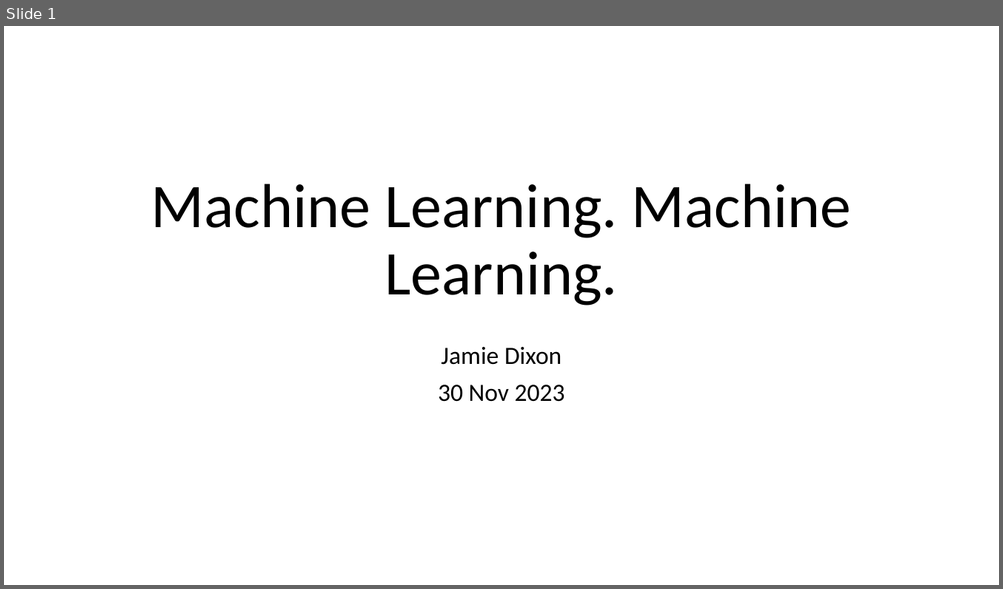
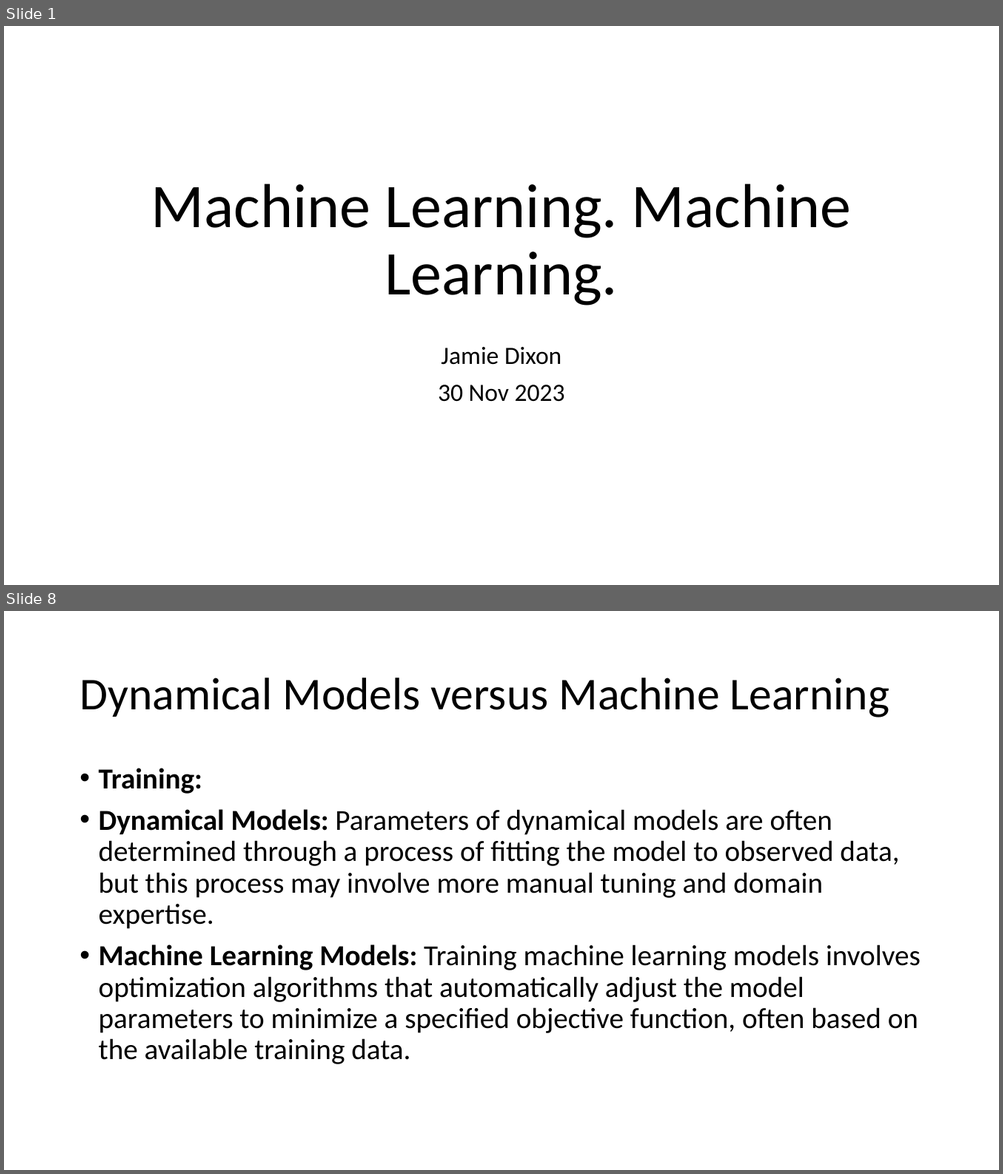
Before and after one commit to jamessdixon/swe4s, a slide deck: SWES_MachineLearning.pptx. Shown one above the other, each under a label of ours: slide 1 before the commit, slides 1 and 8 after it; the slides between them are not shown. The pictures are 1003x589 and 1003x1174 pixels, drawn with LibreOffice and Linux fonts; fonts in the diff are those of the drawing. Boxes give left, top, right and bottom in pixels: in the first picture for what was removed or moved away, otherwise in the second. Text is boxed around its words. In the diff, an @@ line names an element or a change of style, - is before the commit and + after.

```diff
--- a/SWES_MachineLearning.pptx
+++ b/SWES_MachineLearning.pptx
@@ slide 8 added at (4, 611, 999, 1170), background #FFFFFF @@
@@ title added at (79, 678, 889, 718), 44 pt, text #000000 @@
+Dynamical Models versus Machine Learning
@@ text added at (99, 768, 920, 1065), 28 pt, text #000000 @@
+• Training:
+• Dynamical Models: Parameters of dynamical models are often determined through a process of fitting the model to observed data, but this process may involve more manual tuning and domain expertise.
+• Machine Learning Models: Training machine learning models involves optimization algorithms that automatically adjust the model parameters to minimize a specified objective function, often based on the available training data.
```
Also in this commit, not shown: 9 other slides added, 1 other file.
